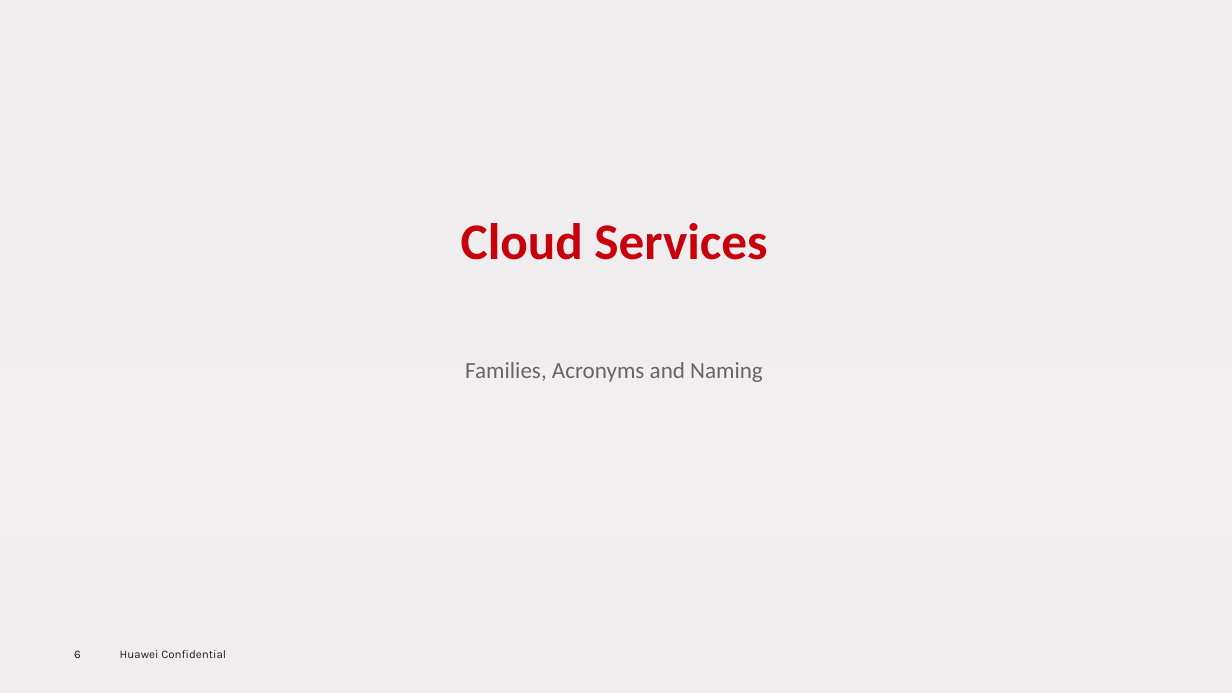
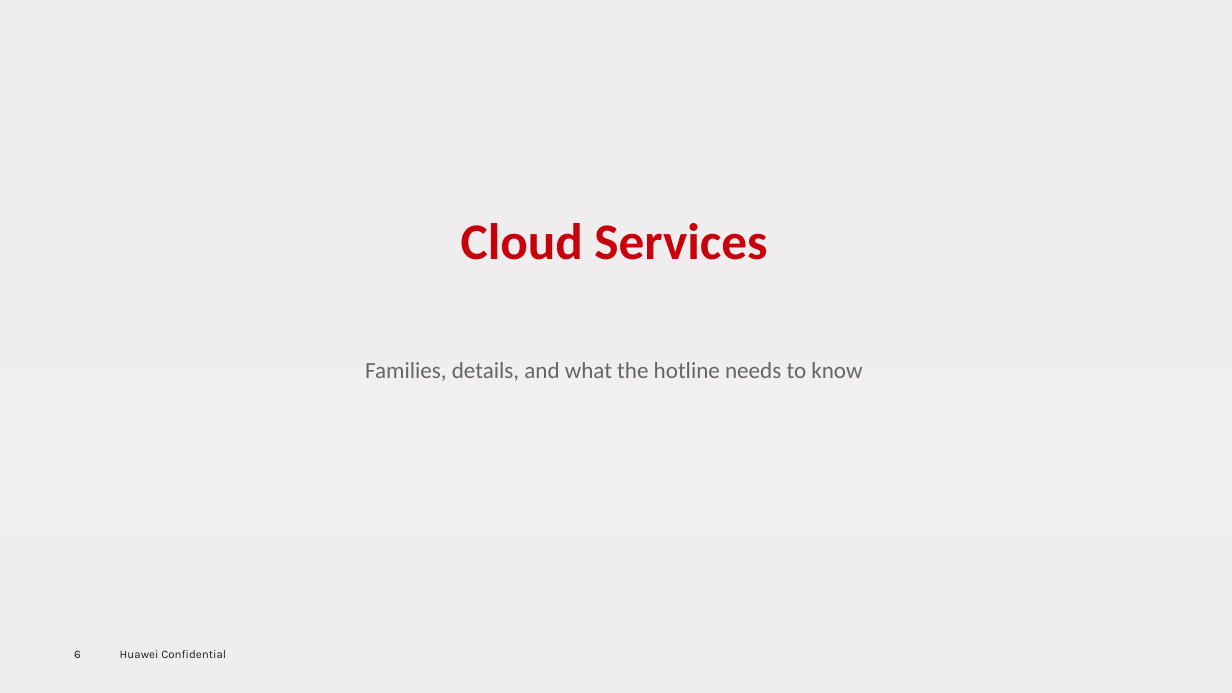
Before and after one commit to RaulMyron/Huawei-doc-templates, a slide deck: slide 6 of examples/ppt/en/sample-en.pptx. Drawn at 1232x693 pixels with LibreOffice and Linux fonts; fonts in the diff are those of the drawing; background and template pictures are left out. Boxes give left, top, right and bottom in pixels: in the first picture for what was removed or moved away, otherwise in the second. Text is boxed around its words. In the diff, an @@ line names an element or a change of style, - is before the commit and + after.

```diff
--- a/examples/ppt/en/sample-en.pptx
+++ b/examples/ppt/en/sample-en.pptx
@@ text at (365, 362, 862, 381): text changed @@
-Families, Acronyms and Naming
+Families, details, and what the hotline needs to know
```
Also in this commit, not shown: 17 other slides changed, 7 slides added, 1 slide removed, 5 other files.
